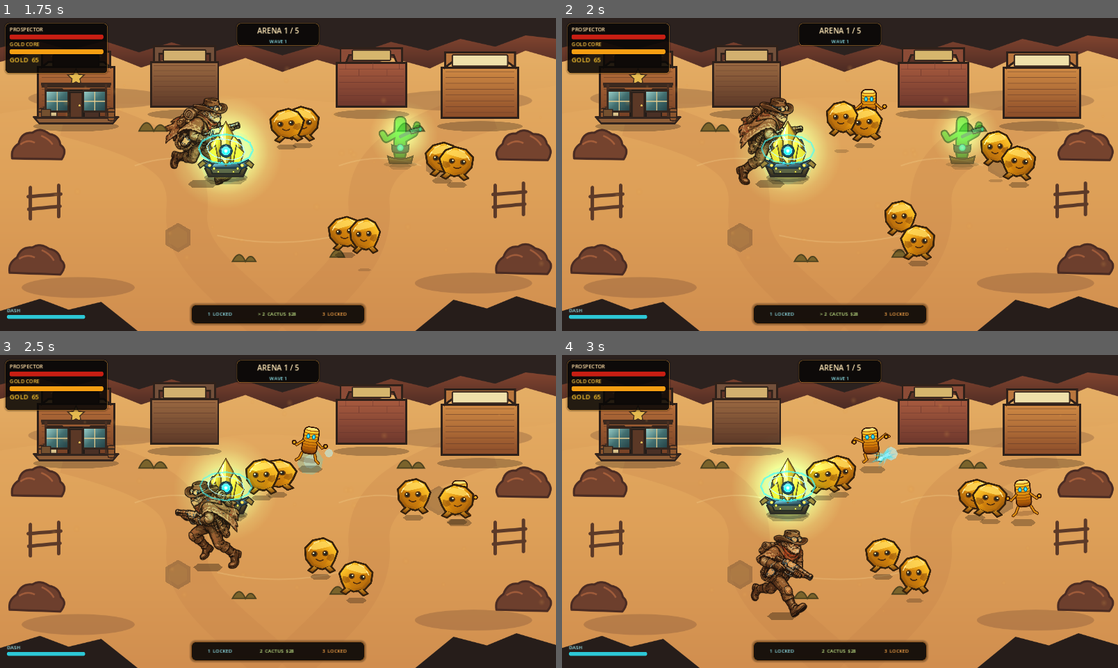
Above: before the commit, frames 1-4 (two rows, left to right).
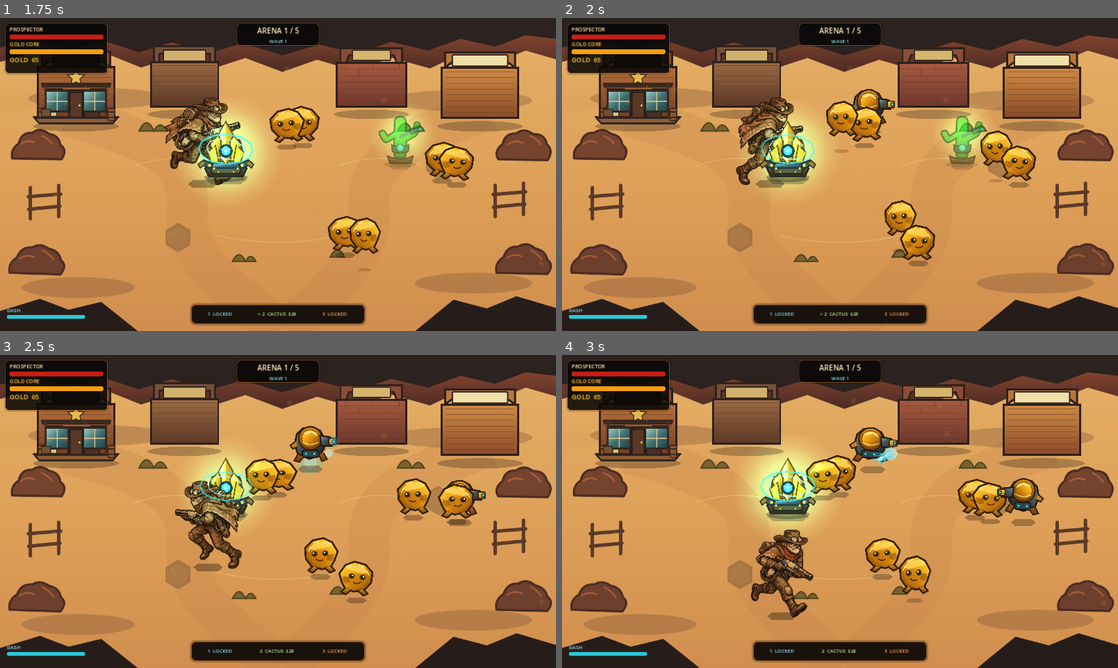
Above: after the commit, the same moments.

Repository: motomotoo1997-art/monster-quest
Game: Godot game, scene res://scenes/main/Main.tscn
The game is run twice, just before and just after one commit, with the same random seed, the same clock (stepped at 60 frames per second) and the same inputs.
Inputs (mouse positions are in pixels of both pictures, inside the frame that each line leads up to):
- Up to frame 1 (1.75 s): click "START RUN" at 0.5 s; tap Enter at 1.25 s; move the mouse to (400, 158) at 1.27 s; hold D (move_right) from 1.28 s (still down); tap E (ability_e) at 1.35 s
- Up to frame 2 (2 s): keep holding D (move_right)
- Up to frame 3 (2.5 s): move the mouse to (166, 527) at 2.02 s; release D (move_right) at 2.03 s; hold S (move_down) from 2.03 s (still down); tap Q (ability_q) at 2.1 s
- Up to frame 4 (3 s): move the mouse to (895, 442) at 2.77 s; release S (move_down) at 2.78 s; hold D (move_right) from 2.78 s (still down); tap R (ability_r) at 2.85 s

Frame 1 is identical in both runs. In frame 2, 0.3% of the frame differs, in the area x 52-60%, y 22-34%; in frame 3, 0.8%; in frame 4, 1.2%, in the area x 51-87%, y 22-52%.

Commit message:
art: integrate frontier v6 enemy visuals

Diff:
--- a/gold-rush-roguelike/scenes/enemies/GoldCoinSentinel.tscn
+++ b/gold-rush-roguelike/scenes/enemies/GoldCoinSentinel.tscn
@@ -6,7 +6,7 @@
 [ext_resource type="Script" path="res://scripts/components/hurtbox_component.gd" id="4_hurtbox"]
 [ext_resource type="Script" path="res://scripts/components/weapon_component.gd" id="5_weapon"]
 [ext_resource type="PackedScene" path="res://scenes/combat/Projectile.tscn" id="6_projectile"]
-[ext_resource type="Texture2D" path="res://assets/sprites/enemies/enemies_reference_v5.svg" id="7_texture"]
+[ext_resource type="Texture2D" path="res://assets/sprites/enemies/enemies_frontier_v6.svg" id="7_texture"]
 [ext_resource type="Script" path="res://scripts/components/gold_drop_component.gd" id="8_gold_drop"]
 [ext_resource type="PackedScene" path="res://scenes/combat/GoldPickup.tscn" id="9_gold_pickup"]
 
@@ -50,7 +50,7 @@
 position = Vector2(0,-46)
 sprite_frames = SubResource("SpriteFrames_enemy")
 animation = &"idle"
-scale = Vector2(0.36,0.36)
+scale = Vector2(0.46,0.46)
 [node name="Telegraph" type="Polygon2D" parent="."]
 visible = false
 polygon = PackedVector2Array(-34,0,-24,-24,0,-35,24,-24,34,0,24,24,0,35,-24,24)
